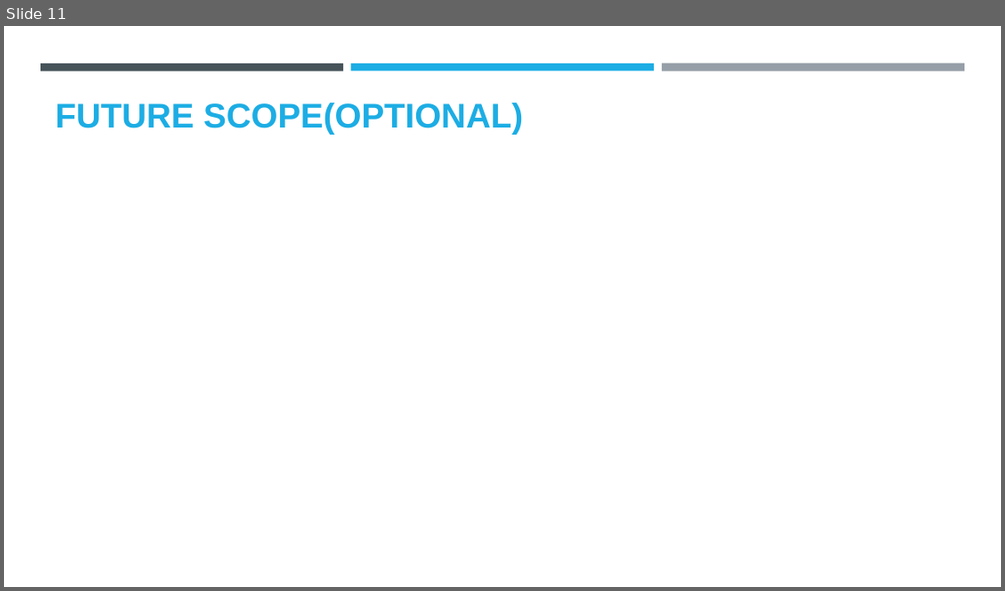
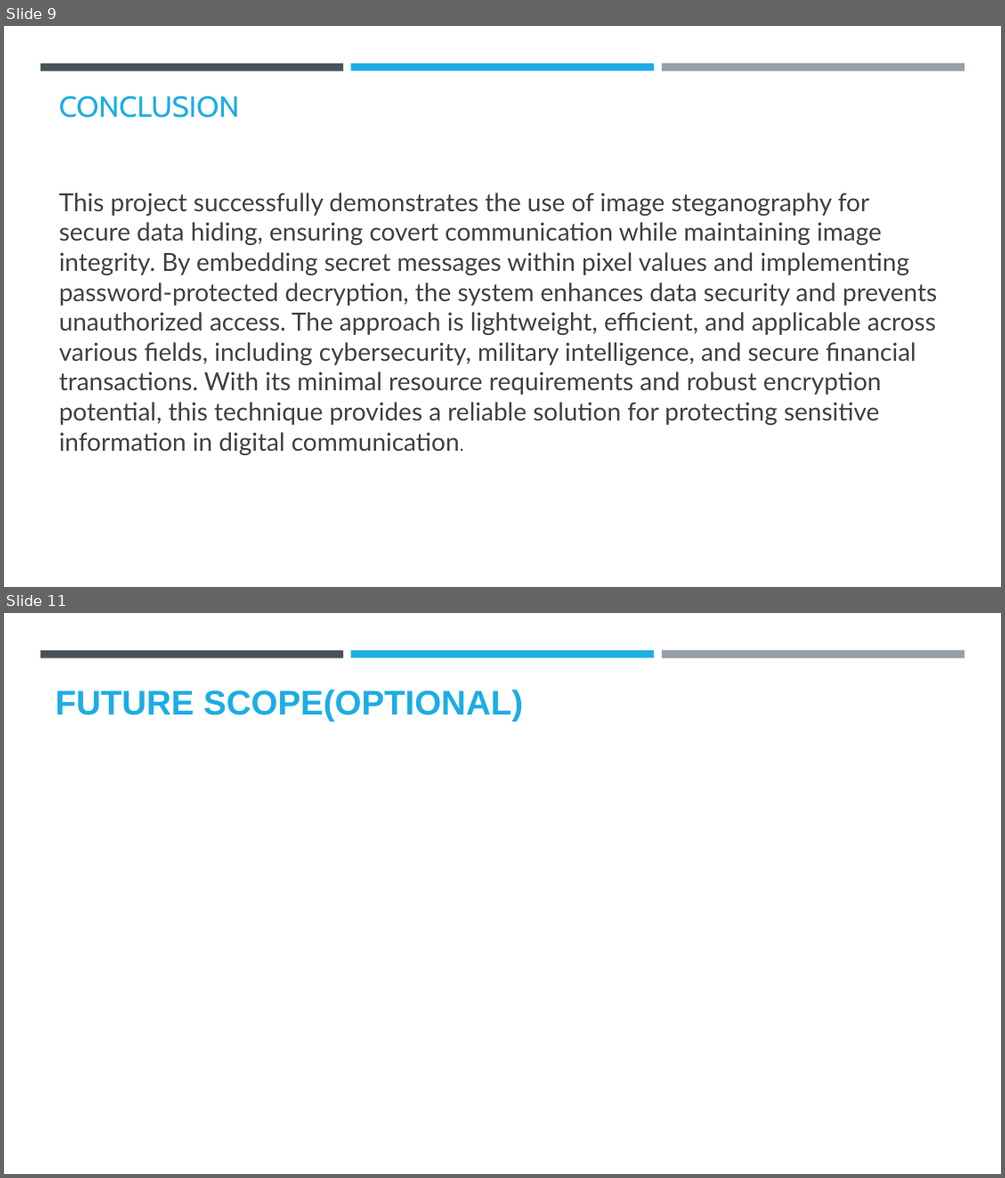
Before and after one commit to SrishtiShil/cypro, a slide deck: AICTE PPT Template (1).pptx. Shown one above the other, each under a label of ours: slide 11 before the commit, slides 9 and 11 after it; the slides between them are not shown. The pictures are 1005x591 and 1005x1178 pixels, drawn with LibreOffice and Linux fonts; fonts in the diff are those of the drawing; background and template pictures are left out. Boxes give left, top, right and bottom in pixels: in the first picture for what was removed or moved away, otherwise in the second. Text is boxed around its words. In the diff, an @@ line names an element or a change of style, - is before the commit and + after.

```diff
--- a/AICTE PPT Template (1).pptx
+++ b/AICTE PPT Template (1).pptx
@@ slide 9 added at box(4, 26, 1001, 587), background #FFFFFF; not listed: 3 template elements that a slide beside it also shows @@
@@ title added at box(59, 95, 240, 118), 28 pt, text #1CADE4 @@
+CONCLUSION
@@ text added at box(59, 192, 937, 455), 24 pt, text #404040 @@
+This project successfully demonstrates the use of image steganography for secure data hiding, ensuring covert communication while maintaining image integrity. By embedding secret messages within pixel values and implementing password-protected decryption, the system enhances data security and prevents unauthorized access. The approach is lightweight, efficient, and applicable across various fields, including cybersecurity, military intelligence, and secure financial transactions. With its minimal resource requirements and robust encryption potential, this technique provides a reliable solution for protecting sensitive information in digital communication.
```
Also in this commit, not shown: 1 slide changed, 1 slide removed.
